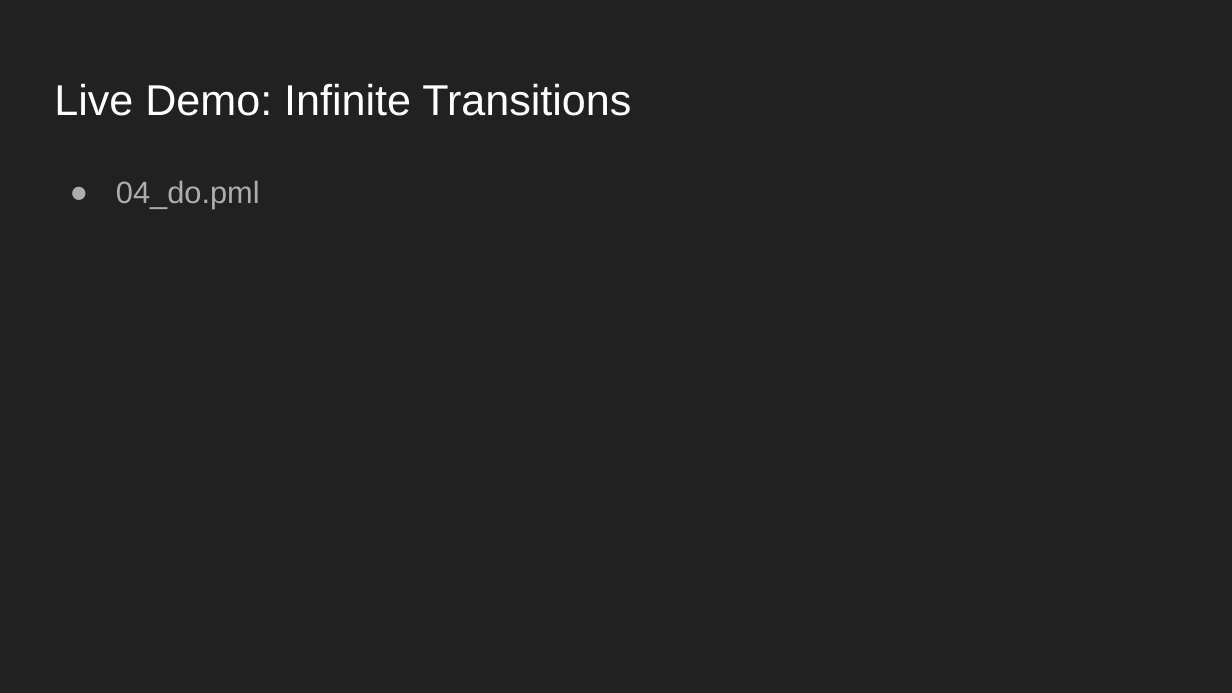
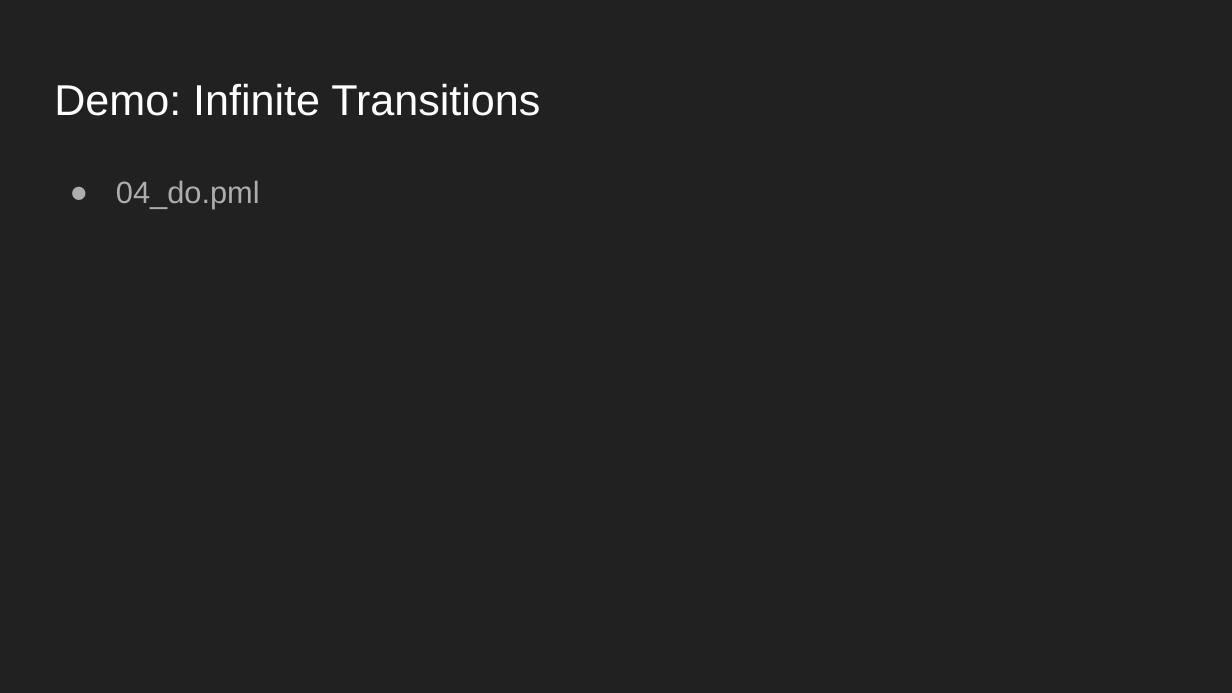
Before and after one commit to LeoXS/model_checking_ppt, a slide deck: slide 22 of Model Checking with Spin Model Checker.pptx (slide 15 before the commit). Drawn at 1232x693 pixels with LibreOffice and Linux fonts; fonts in the diff are those of the drawing. Boxes give left, top, right and bottom in pixels: in the first picture for what was removed or moved away, otherwise in the second. Text is boxed around its words. In the diff, an @@ line names an element or a change of style, - is before the commit and + after.

```diff
--- a/Model Checking with Spin Model Checker.pptx
+++ b/Model Checking with Spin Model Checker.pptx
@@ title at <box>54,83,540,116</box>: text changed @@
-Live Demo: Infinite Transitions
+Demo: Infinite Transitions
```
Also in this commit, not shown: 10 other slides changed, 10 slides added, 1 slide removed, 7 other files.
